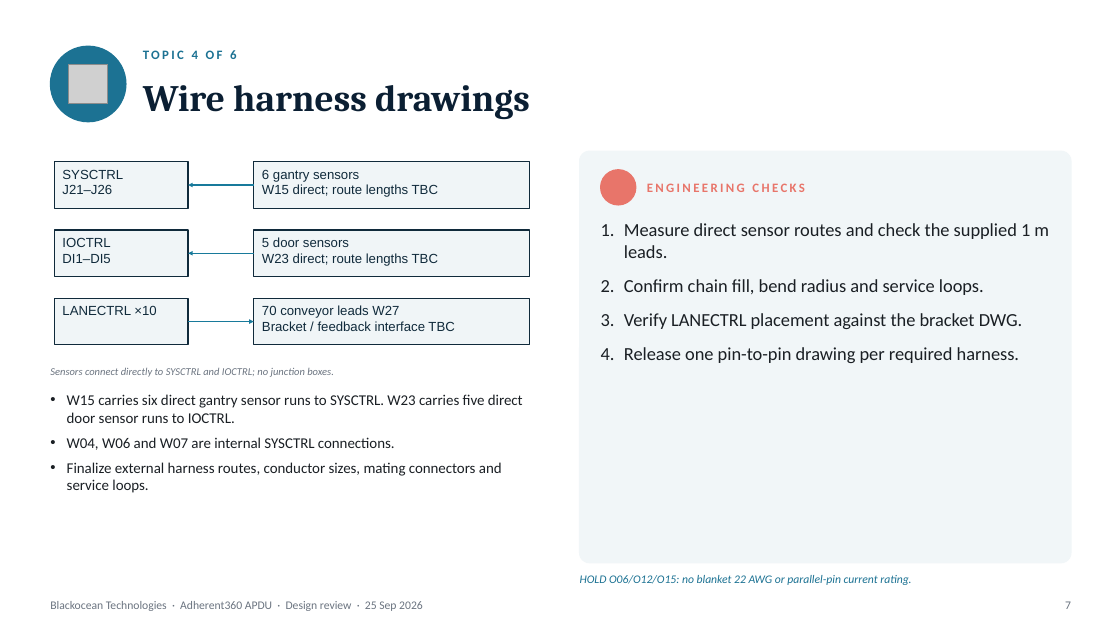
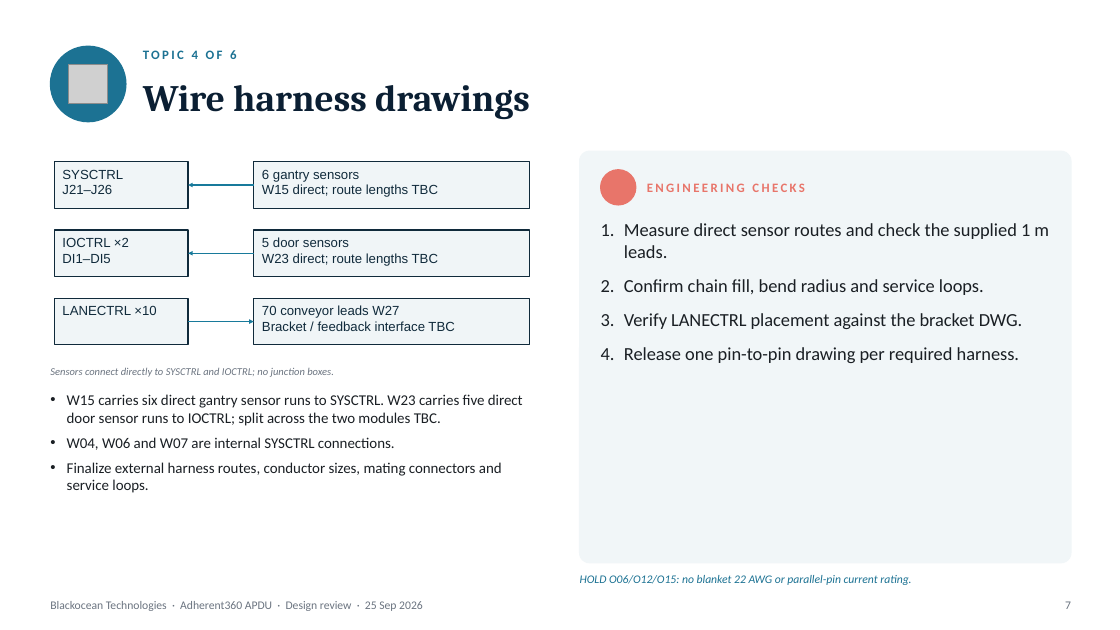
Before and after one commit to Microver-Electronics/Adherent, a slide deck: slide 7 of SYS/ADHERENT_Design_Review.pptx. Drawn at 1120x630 pixels with LibreOffice and Linux fonts; fonts in the diff are those of the drawing; grey boxes stand for pictures; background and template pictures are left out. Boxes give left, top, right and bottom in pixels: in the first picture for what was removed or moved away, otherwise in the second. Text is boxed around its words. In the diff, an @@ line names an element or a change of style, - is before the commit and + after.

```diff
--- a/SYS/ADHERENT_Design_Review.pptx
+++ b/SYS/ADHERENT_Design_Review.pptx
@@ text in rectangle at [62,237,129,247]: text changed @@
-IOCTRL
+IOCTRL ×2
@@ text at [67,394,523,426]: text changed @@
-• W15 carries six direct gantry sensor runs to SYSCTRL. W23 carries five direct door sensor runs to IOCTRL.
+• W15 carries six direct gantry sensor runs to SYSCTRL. W23 carries five direct door sensor runs to IOCTRL; split across the two modules TBC.
```
Also in this commit, not shown: 2 other slides changed, 8 other files.
